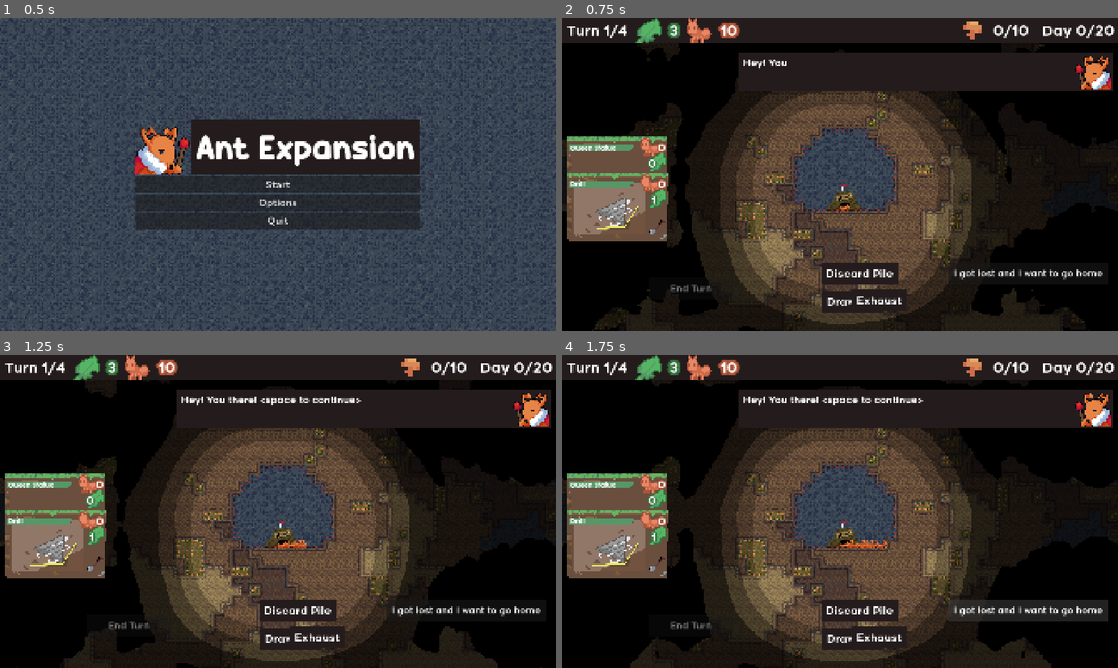
Above: before the commit, frames 1-4 (two rows, left to right).
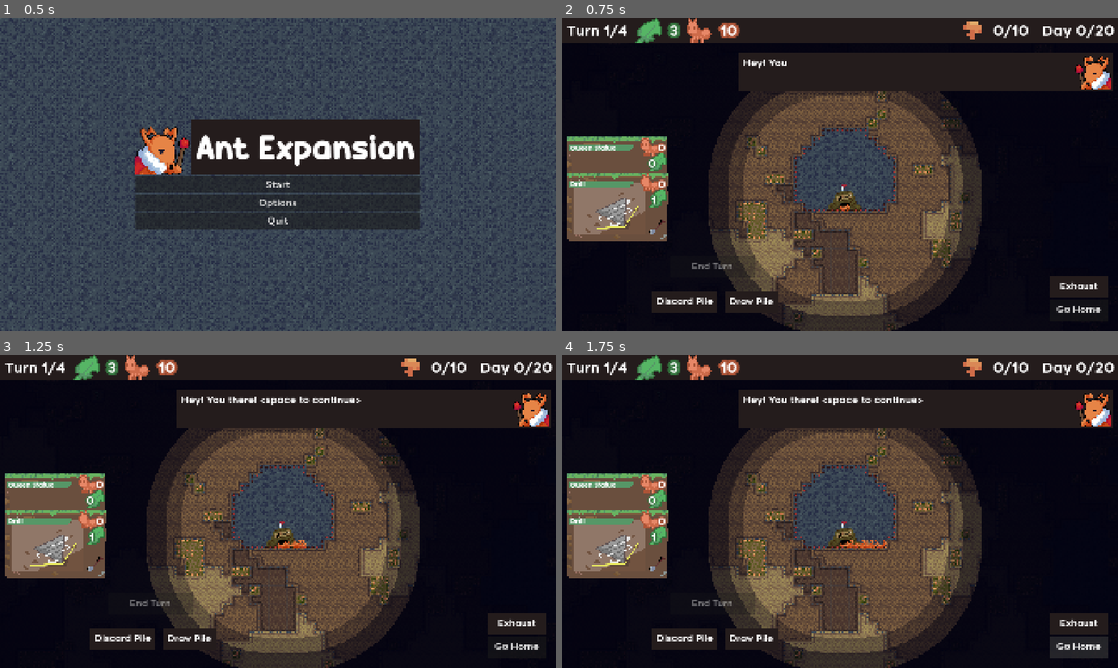
Above: after the commit, the same moments.

Repository: zunda-arrow/pizza-jam-16
Game: Godot game, scene res://menu/menu.tscn
Two runs of this game, one before a commit and one after it. Both use one fixed random seed, a clock stepped at 60 frames per second and the inputs below. The engine's default icon, where the game draws it, is replaced by a stand-in: a white triangle on a blue panel in a dark square.
Inputs:
- Up to frame 1 (0.5 s): no input
- Up to frame 2 (0.75 s): click "Start" at 0.5 s
- Up to frame 3 (1.25 s): no input
- Up to frame 4 (1.75 s): click "I got lost and I want to go h…" (after the commit: "Go Home") at 1.25 s

Frame 1 is identical in both runs. In frame 2, 8.9% of the frame differs, in the area x 0-100%, y 8-100%; in frame 3, 8.5%; in frame 4, 10%, in the area x 0-100%, y 24-100%.

Commit message:
vignette fixes

Diff:
--- a/camera/ArenaCamera.tscn
+++ b/camera/ArenaCamera.tscn
@@ -20,7 +20,7 @@
 shader_parameter/blurriness = 0.330000015675
 shader_parameter/blending = 0.4290000203775
 shader_parameter/building_radius = 0.245
-shader_parameter/vignette_color = Color(0, 0, 0, 1)
+shader_parameter/vignette_color = Color(0, 0, 0.05882353, 1)
 shader_parameter/interactable_pos = Vector2(0, 0)
 shader_parameter/interactable_size = 0.0
 shader_parameter/interactable_color = Color(0.897657, 0.86365783, 1, 0.21960784)
--- a/camera/Camera.tscn
+++ b/camera/Camera.tscn
@@ -4,29 +4,22 @@
 [ext_resource type="Texture2D" uid="uid://c8o38o30vq1wj" path="res://icon.svg" id="2_eus7h"]
 [ext_resource type="Shader" uid="uid://dhqaxoav82mct" path="res://terrain/visibility.gdshader" id="3_rwax0"]
 
-[sub_resource type="FastNoiseLite" id="FastNoiseLite_rwax0"]
-
-[sub_resource type="NoiseTexture3D" id="NoiseTexture3D_tfcte"]
-noise = SubResource("FastNoiseLite_rwax0")
-seamless = true
-seamless_blend_skirt = 0.669
-
 [sub_resource type="ShaderMaterial" id="ShaderMaterial_tfcte"]
 shader = ExtResource("3_rwax0")
 shader_parameter/discoveries = PackedVector3Array(0, 0, 1, 0, 0, 0, 0, 0, 0, 0, 0, 0, 0, 0, 0, 0, 0, 0, 0, 0, 0, 0, 0,  …(2225 unchanged characters)…
 shader_parameter/discovery_size = 0.198000009405
 shader_parameter/box_rounding = 0.1610000076475
-shader_parameter/blurriness = 0.330000015675
-shader_parameter/blending = 0.390000018525
+shader_parameter/blurriness = 0.402000019095
+shader_parameter/blending = 0.2010000095475
 shader_parameter/building_radius = 0.245
-shader_parameter/vignette_color = Color(0, 0, 0, 1)
+shader_parameter/vignette_color = Color(0, 0, 0.05882353, 1)
 shader_parameter/interactable_pos = Vector2(0, 0)
 shader_parameter/interactable_size = 0.0
 shader_parameter/interactable_color = Color(0.897657, 0.86365783, 1, 0.21960784)
 shader_parameter/invalid_color = Color(0.1764706, 0, 0, 1)
 shader_parameter/valid_placement = true
 shader_parameter/bands = 4
-shader_parameter/noise = SubResource("NoiseTexture3D_tfcte")
+shader_parameter/contrast = 1.045
 
 [sub_resource type="PlaceholderTexture2D" id="PlaceholderTexture2D_eus7h"]
 
--- a/game/Arena.tscn
+++ b/game/Arena.tscn
@@ -103,22 +103,21 @@
 
 [node name="EndTurnButton" type="Button" parent="Camera" unique_id=1964738272]
 unique_name_in_owner = true
-offset_left = -662.0
-offset_top = 357.0
-offset_right = -367.0
-offset_bottom = 432.0
+offset_left = -588.0
+offset_top = 280.0
+offset_right = -293.0
+offset_bottom = 355.0
 theme_override_font_sizes/font_size = 30
 text = "End Turn"
 
 [node name="GoHome" type="Button" parent="Camera" unique_id=2052981044]
 unique_name_in_owner = true
-offset_left = 375.0
-offset_top = 305.0
+offset_left = 724.0
+offset_top = 429.0
 offset_right = 925.0
-offset_bottom = 380.0
+offset_bottom = 504.0
 theme_override_font_sizes/font_size = 30
-text = "I got lost and I want to go home
-"
+text = "Go Home"
 
 [node name="CardPileDisplay" parent="Camera" unique_id=1774113453 instance=ExtResource("10_n65lt")]
 unique_name_in_owner = true
@@ -128,34 +127,40 @@
 gap = Vector2(335, 235)
 
 [node name="DrawPile" type="PanelContainer" parent="Camera" unique_id=1965561152]
-offset_left = -61.0
+offset_left = -397.0
 offset_top = 402.0
-offset_right = -2.0
-offset_bottom = 461.0
+offset_right = -215.0
+offset_bottom = 477.0
 
 [node name="Label" type="Label" parent="Camera/DrawPile" unique_id=1340981094]
 layout_mode = 2
+theme_override_font_sizes/font_size = 30
 text = "Draw Pile"
+horizontal_alignment = 1
 
 [node name="DiscardPile" type="PanelContainer" parent="Camera" unique_id=703672857]
-offset_left = -64.0
-offset_top = 305.0
-offset_right = -5.0
-offset_bottom = 364.0
+offset_left = -649.0
+offset_top = 401.0
+offset_right = -423.0
+offset_bottom = 476.0
 
 [node name="Label" type="Label" parent="Camera/DiscardPile" unique_id=2106178975]
 layout_mode = 2
+theme_override_font_sizes/font_size = 30
 text = "Discard Pile"
+horizontal_alignment = 1
 
 [node name="ExhaustPile" type="PanelContainer" parent="Camera" unique_id=525427155]
-offset_left = 41.0
-offset_top = 398.0
-offset_right = 103.0
-offset_bottom = 457.0
+offset_left = 725.0
+offset_top = 349.0
+offset_right = 923.0
+offset_bottom = 424.0
 
 [node name="Label" type="Label" parent="Camera/ExhaustPile" unique_id=1034471880]
 layout_mode = 2
+theme_override_font_sizes/font_size = 30
 text = "Exhaust"
+horizontal_alignment = 1
 
 [connection signal="on_turn_changed" from="." to="Terrain" method="clear_coin_bonus"]
 [connection signal="card_reward" from="Terrain" to="." method="on_card_reward"]
--- a/include/tooltip/DefaultTooltip.tscn
+++ b/include/tooltip/DefaultTooltip.tscn
@@ -17,10 +17,10 @@
 direction_2 = 2
 direction_3 = 3
 tooltip = NodePath("MainTooltip")
-avoid_overlap = [null, null, null, null, null, null, null, null, null]
+avoid_overlap = [null, null, null, null, null, null, null, null, null, null]
 
 [node name="MainTooltip" parent="Tooltip" unique_id=1640107277 instance=ExtResource("2_vufjc")]
 unique_name_in_owner = true
 layout_mode = 0
 offset_right = 400.0
-offset_bottom = 197.0
+offset_bottom = 169.0
--- a/terrain/visibility.gdshader
+++ b/terrain/visibility.gdshader
@@ -13,7 +13,7 @@
 uniform vec4 invalid_color: source_color;
 uniform bool valid_placement;
 uniform int bands;
-uniform sampler3D noise;
+uniform float contrast;
 
 // https://iquilezles.org/articles/distfunctions2d/
 float sdCircle( vec2 p, float r )
@@ -57,10 +57,10 @@
 	vec4 map = construct(uv);
 
 	COLOR.rgb = vignette_color;
-	COLOR.a = floor(texture(noise, vec3(abs(uv), mod(TIME / 20., 1.))).r + map.y * float(bands)) / float(bands);
+	COLOR.a = min((floor(map.y * float(bands)) / float(bands)) * 1.25,1.0);
 
-	//if (map.x < 1.0) {
-		//COLOR.rgb = valid_placement ? interactable_color.rgb : invalid_color.rgb;
-		//COLOR.a = valid_placement ? interactable_color.a : invalid_color.a;
-	//}
+	if (map.x < 1.0) {
+		COLOR.rgb = valid_placement ? interactable_color.rgb : invalid_color.rgb;
+		COLOR.a = valid_placement ? interactable_color.a : invalid_color.a;
+	}
 }
Not shown: 1 places in game/Arena.tscn that only renumber resources
